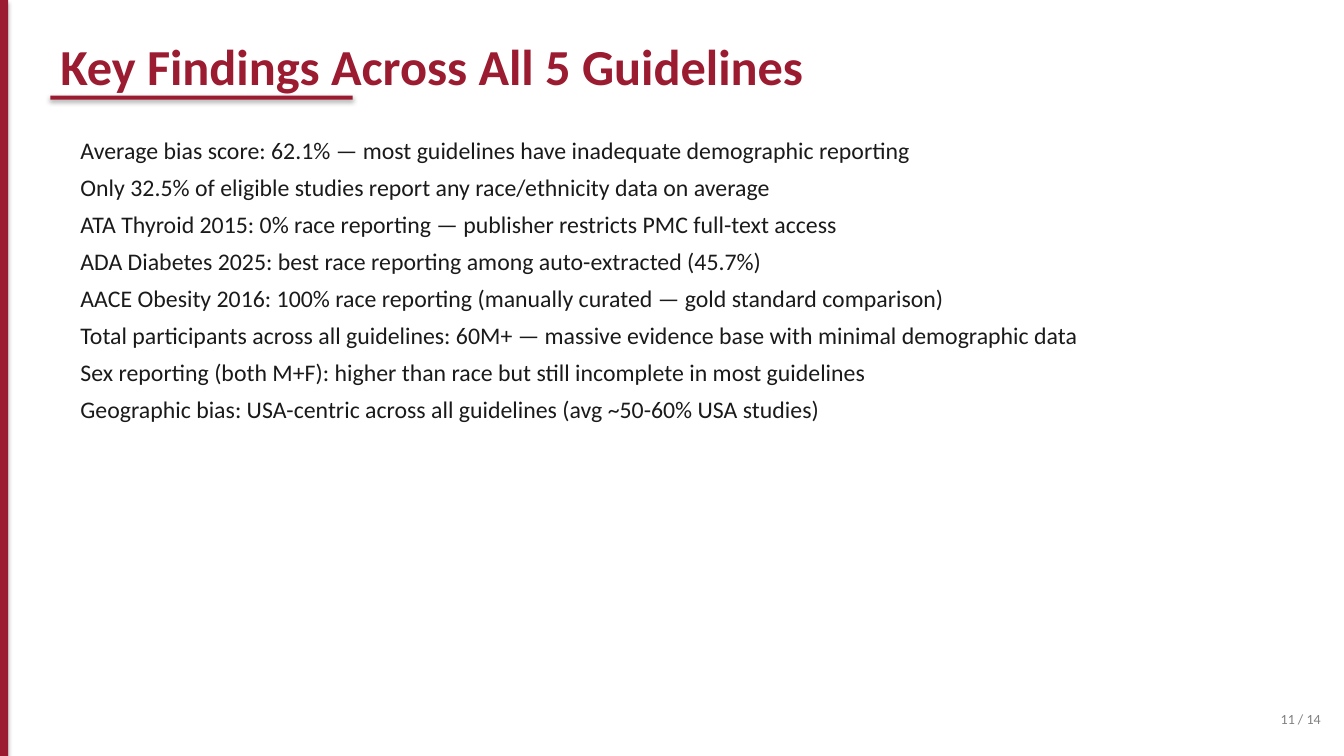
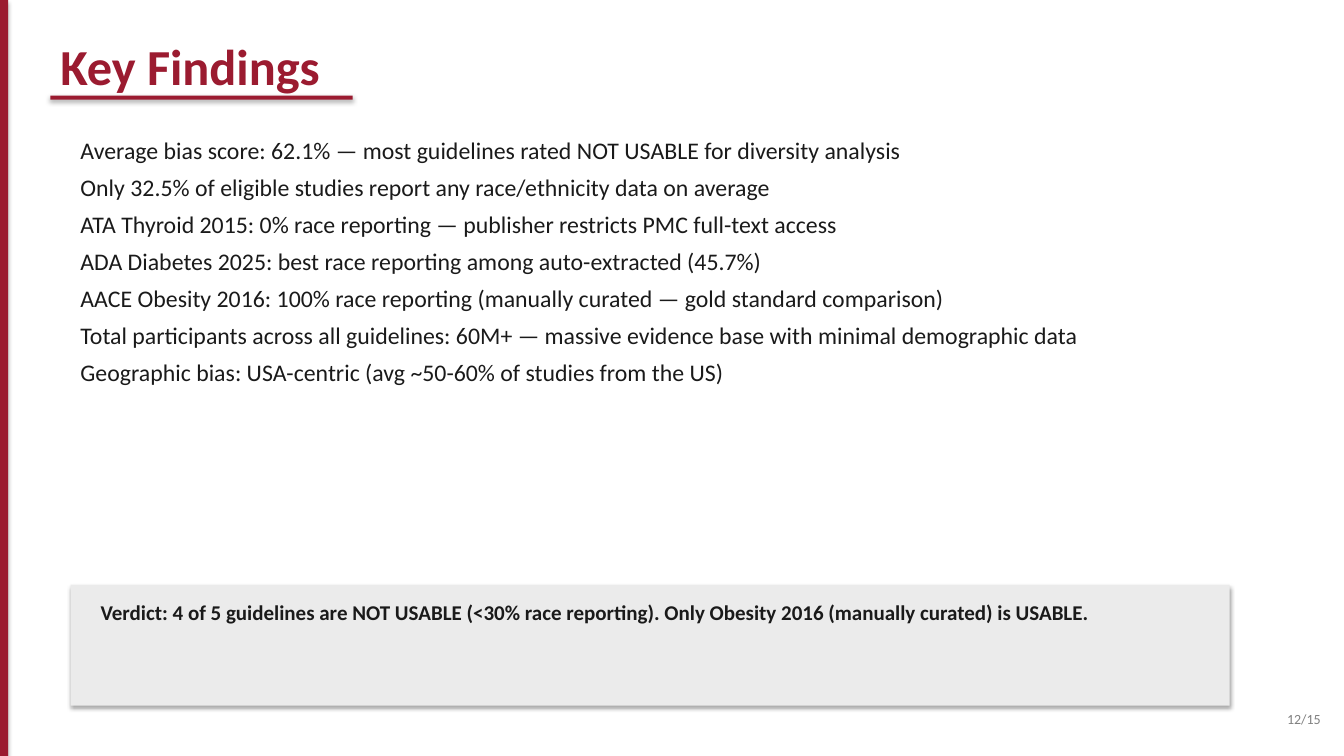
Before and after one commit to duckyquang/RADAR, a slide deck: slide 12 of RADAR_Presentation.pptx (slide 11 before the commit). Drawn at 1344x756 pixels with LibreOffice and Linux fonts; fonts in the diff are those of the drawing. Boxes give left, top, right and bottom in pixels: in the first picture for what was removed or moved away, otherwise in the second. Text is boxed around its words. In the diff, an @@ line names an element or a change of style, - is before the commit and + after.

Commit message:
docs: add bias score methodology slide explaining USABLE/NOT USABLE

```diff
--- a/RADAR_Presentation.pptx
+++ b/RADAR_Presentation.pptx
@@ text at <box>60,49,320,97</box>: text changed @@
-Key Findings Across All 5 Guidelines
+Key Findings
@@ text at <box>80,142,900,163</box>: text changed @@
-Average bias score: 62.1% — most guidelines have inadequate demographic reporting
+Average bias score: 62.1% — most guidelines rated NOT USABLE for diversity analysis
@@ text at <box>80,364,723,385</box>: text changed @@
-Sex reporting (both M+F): higher than race but still incomplete in most guidelines
-Geographic bias: USA-centric across all guidelines (avg ~50-60% USA studies)
+Geographic bias: USA-centric (avg ~50-60% of studies from the US)
@@ rectangle added at <box>71,585,1230,706</box>, fill #EBEBEB @@
@@ text added at <box>101,604,1089,624</box>, 15 pt, text #1A1A1A, bold @@
+Verdict: 4 of 5 guidelines are NOT USABLE (<30% race reporting). Only Obesity 2016 (manually curated) is USABLE.
@@ text at <box>1287,714,1321,725</box>: text changed @@
-11 / 14
+12/15
```
Also in this commit, not shown: 13 other slides changed, 1 slide added.
